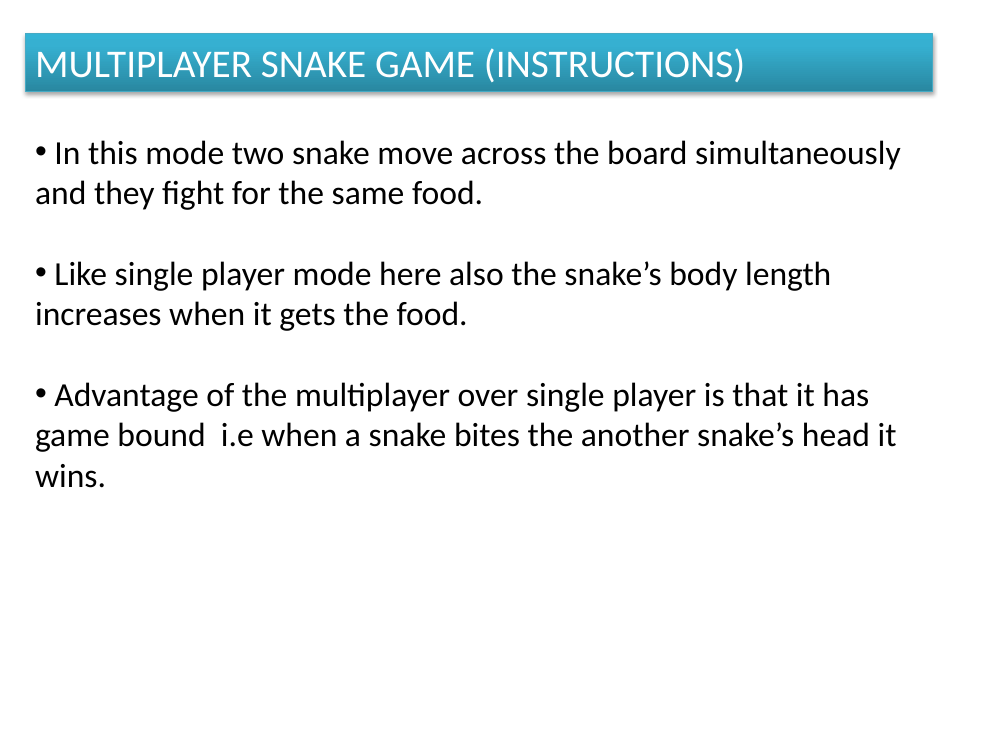
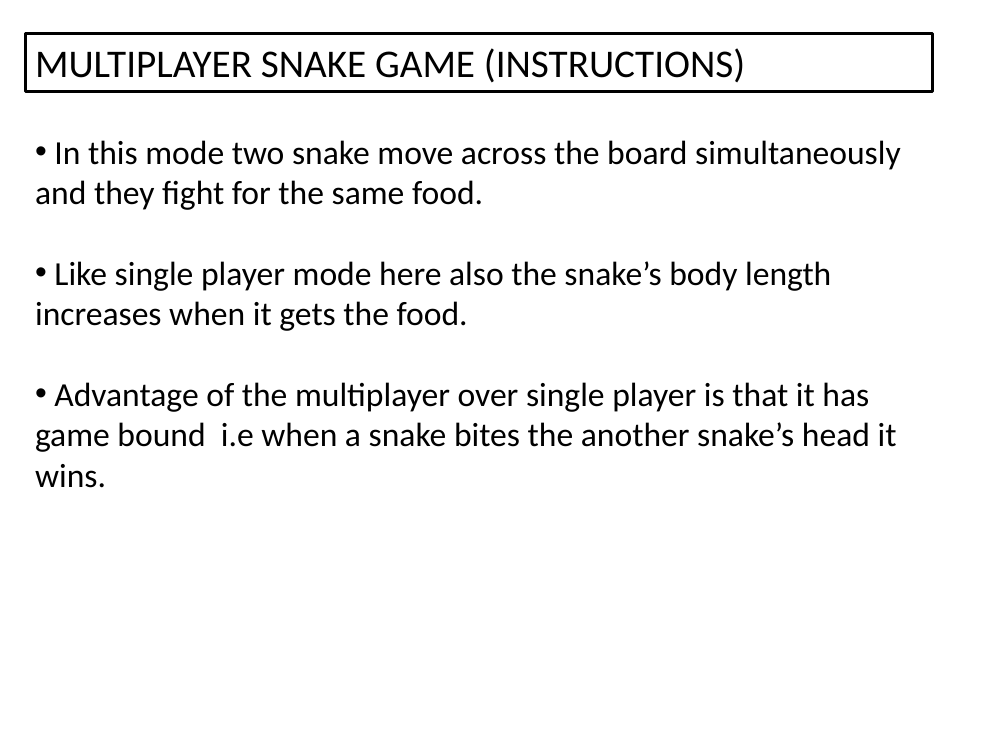
Before and after one commit to Greeny6092/Mini-Project-sem7-, a slide deck: slide 8 of presentation/AI BASED MULTIPLAYER SNAKE GAME(mini project).pptx. Drawn at 1008x756 pixels with LibreOffice and Linux fonts; fonts in the diff are those of the drawing. Boxes give left, top, right and bottom in pixels: in the first picture for what was removed or moved away, otherwise in the second. Text is boxed around its words. In the diff, an @@ line names an element or a change of style, - is before the commit and + after.

Commit message:
sd

```diff
--- a/presentation/AI BASED MULTIPLAYER SNAKE GAME(mini project).pptx
+++ b/presentation/AI BASED MULTIPLAYER SNAKE GAME(mini project).pptx
@@ rectangle "MULTIPLAYER SNAKE GAME (INSTRUCTIONS)" at (25,33,932,91): text colour #FFFFFF to #000000; fill gradient #2A88A2 to #37B1D2 to #34B4D6 to #FFFFFF; outline #46AAC5 0.75 pt to #000000 2 pt; shadow off @@
```
Also in this commit, not shown: 4 other slides changed.
